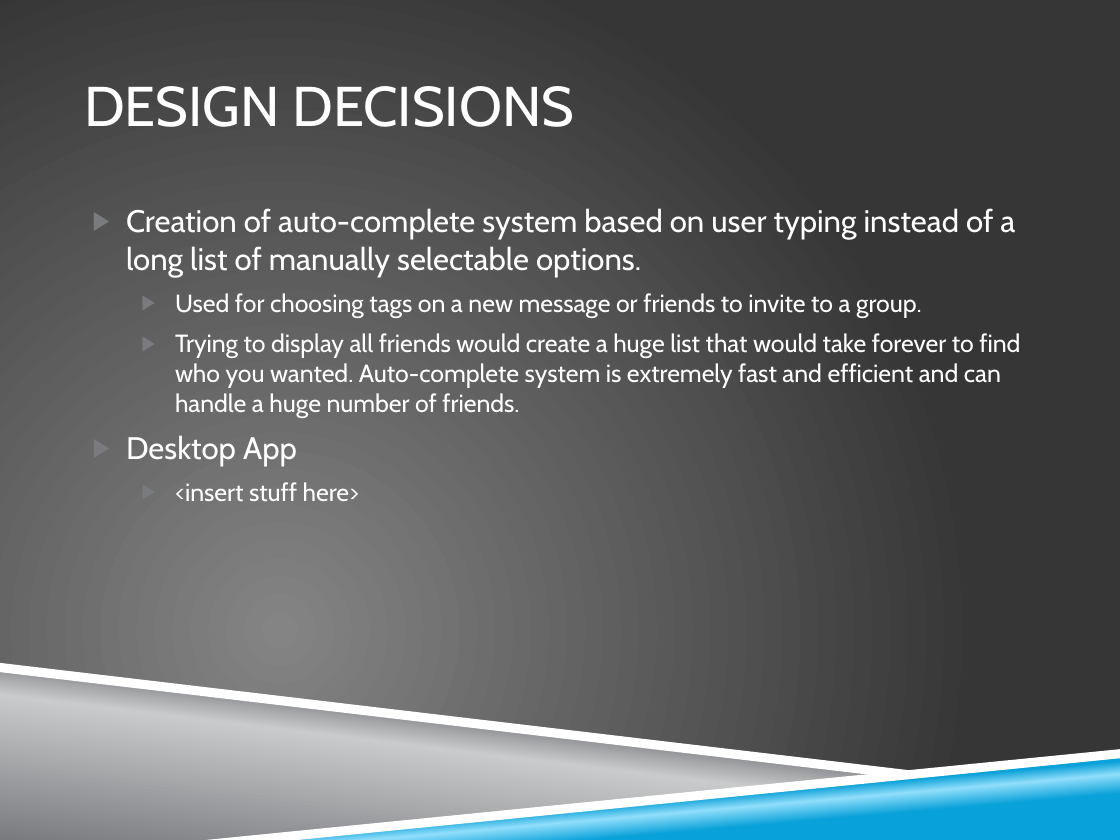
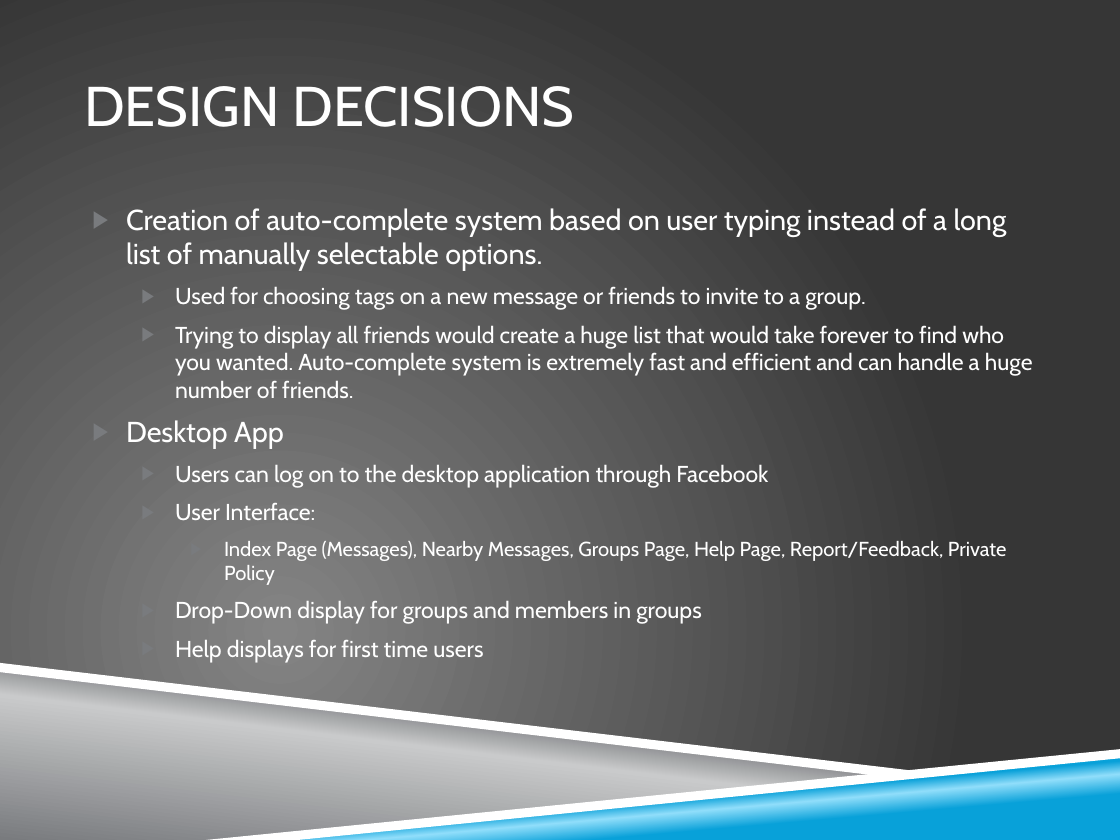
Before and after one commit to zkhalapyan/whoop-txt, a slide deck: slide 15 of doc/final_presentation.pptx. Drawn at 1120x840 pixels with LibreOffice and Linux fonts; fonts in the diff are those of the drawing; background and template pictures are left out. Boxes give left, top, right and bottom in pixels: in the first picture for what was removed or moved away, otherwise in the second. Text is boxed around its words. In the diff, an @@ line names an element or a change of style, - is before the commit and + after.

Commit message:
Uploaded the Desktop App related information onto the final presentation.

```diff
--- a/doc/final_presentation.pptx
+++ b/doc/final_presentation.pptx
@@ text at [126, 208, 1033, 449]: size 20 to 18.5 pt in "Creation of auto-complete system based on user ...", "Desktop App"; size 16 to 14.8 pt in "Used for choosing tags on a new ...", "Trying to display all friends would create ..." @@
@@ text at [175, 464, 1007, 663]: text changed; size 16 to 14.8 pt @@
-  ▶ <insert stuff here>
+  ▶ Users can log on to the desktop application through Facebook
+  ▶ User Interface:
+    ▶ Index Page (Messages), Nearby Messages, Groups Page, Help Page, Report/Feedback, Private Policy
+  ▶ Drop-Down display for groups and members in groups
+  ▶ Help displays for first time users
```
